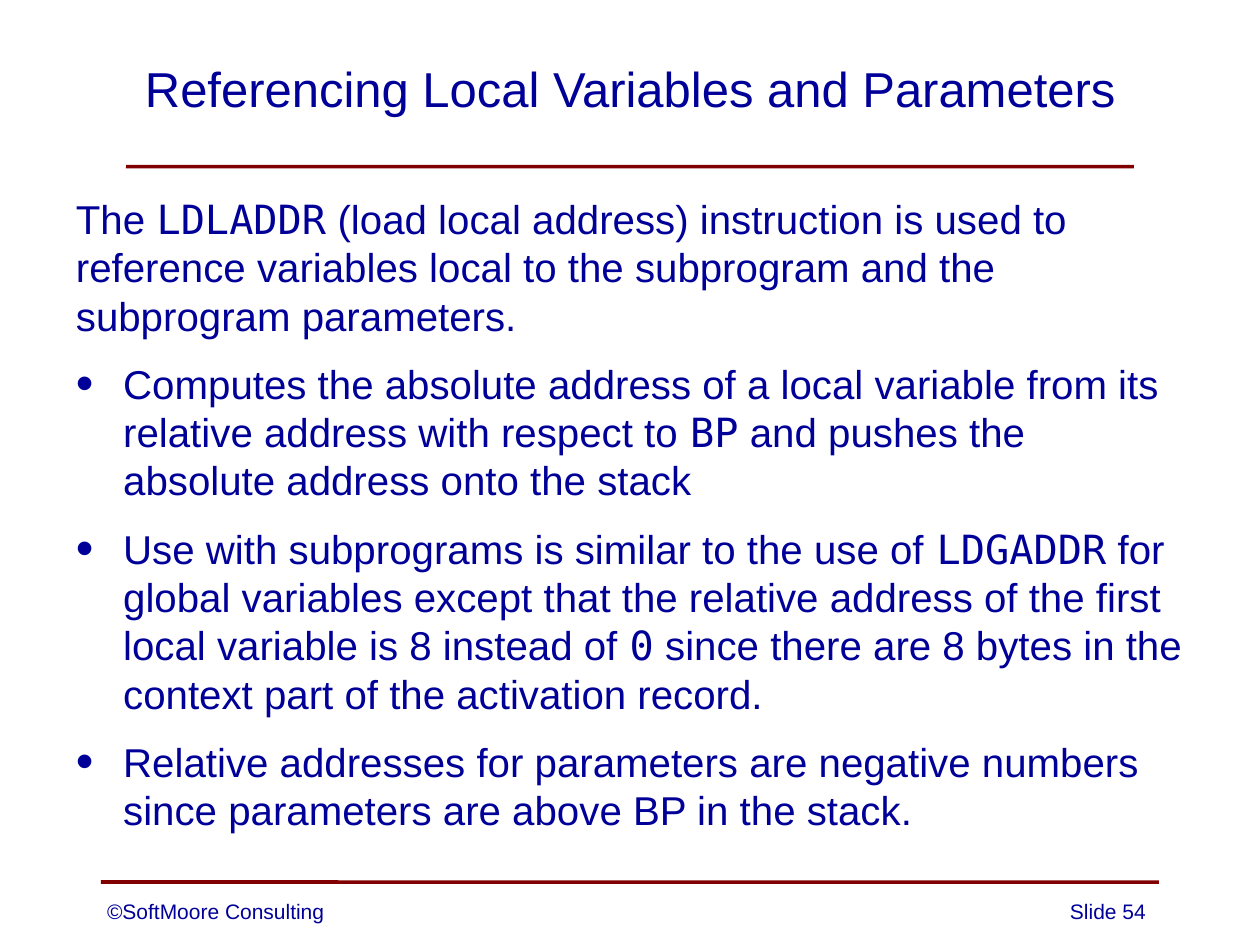
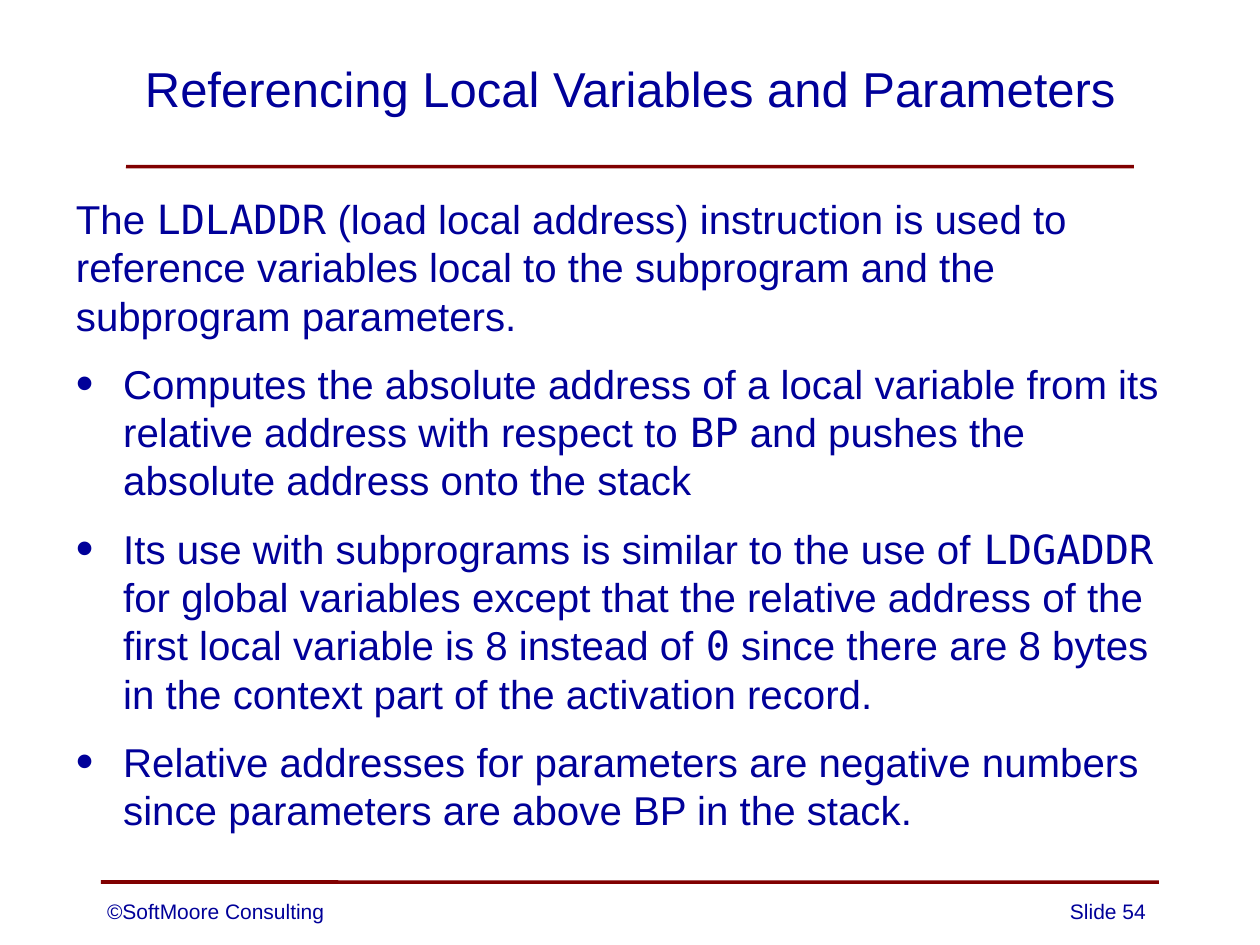
Before and after one commit to SoftMoore/CPRL-Kt-2nd, a slide deck: slide 54 of PowerPoints/13 - Subprograms.pptx. Drawn at 1260x945 pixels with LibreOffice and Linux fonts; fonts in the diff are those of the drawing. Boxes give left, top, right and bottom in pixels: in the first picture for what was removed or moved away, otherwise in the second. Text is boxed around its words. In the diff, an @@ line names an element or a change of style, - is before the commit and + after.

```diff
--- a/PowerPoints/13 - Subprograms.pptx
+++ b/PowerPoints/13 - Subprograms.pptx
@@ text at [123,534,1154,717]: text changed @@
-• Use with subprograms is similar to the use of LDGADDR for global variables except that the relative address of the first local variable is 8 instead of 0 since there are 8 bytes in the context part of the activation record.
+• Its use with subprograms is similar to the use of LDGADDR for global variables except that the relative address of the first local variable is 8 instead of 0 since there are 8 bytes in the context part of the activation record.
```
Also in this commit, not shown: 12 other slides changed, 9 other files.
